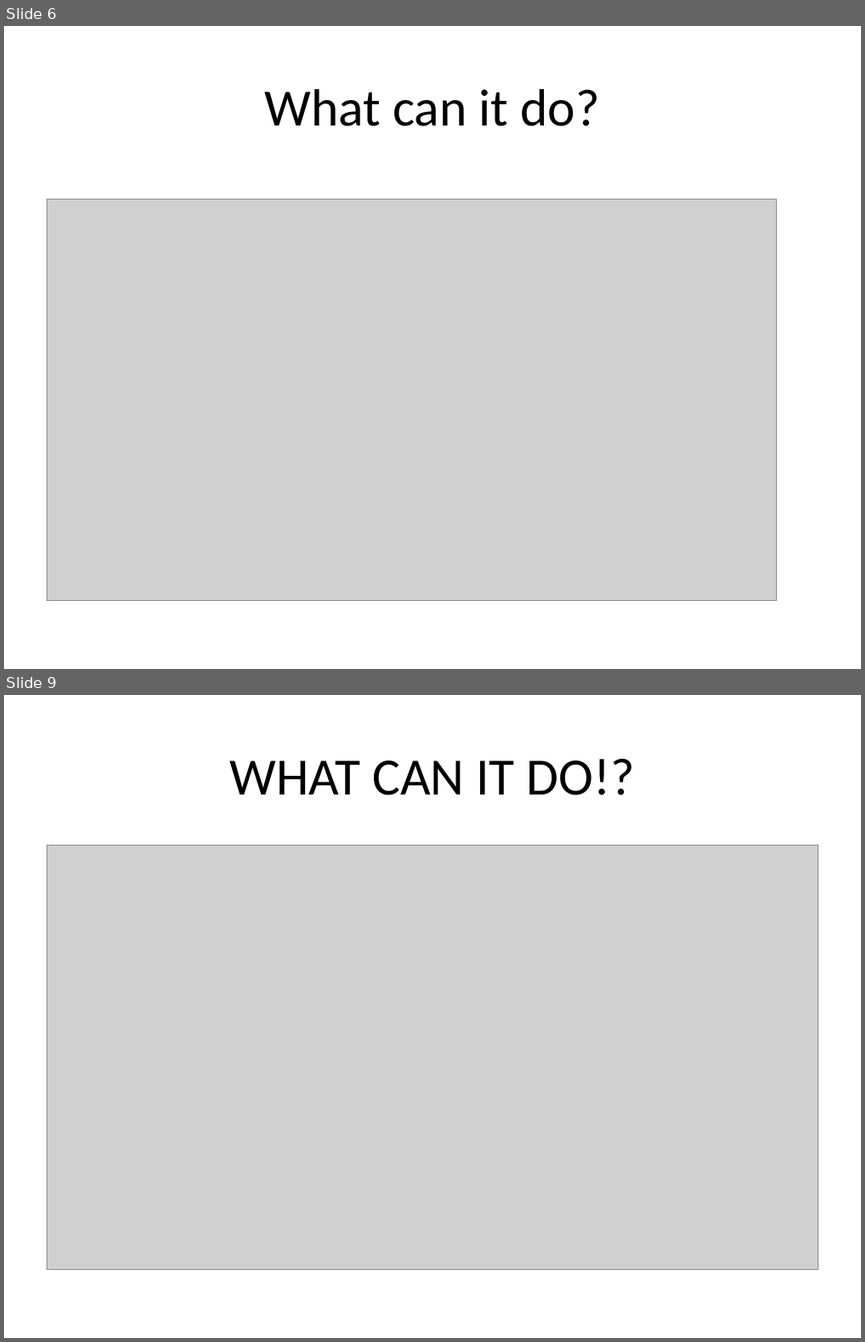
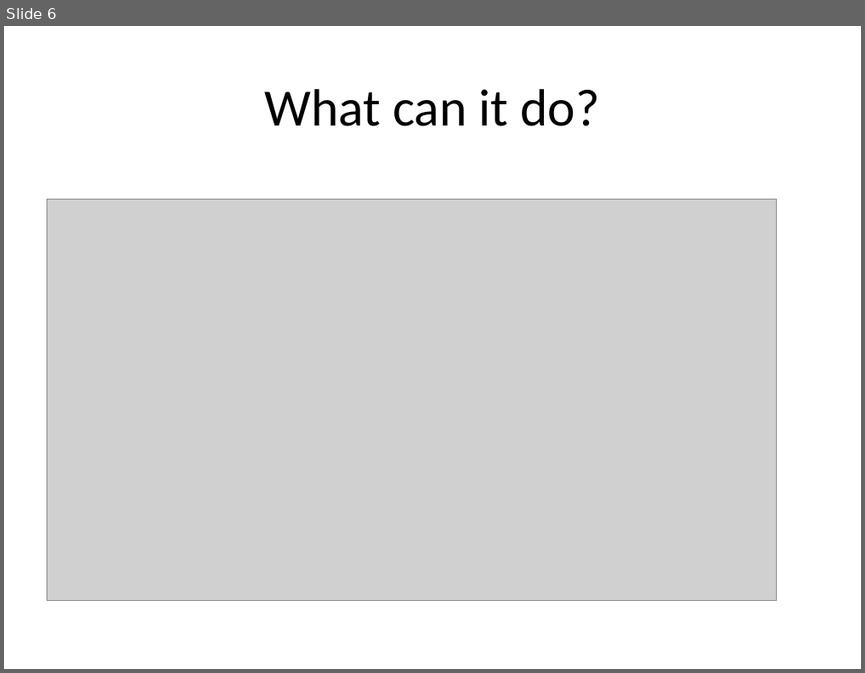
Before and after one commit to doothings/Arduino-101, a slide deck: Presentation.pptx. Shown one above the other, each under a label of ours: slides 6 and 9 before the commit, slide 6 after it; the slides between them are not shown. The pictures are 865x1342 and 865x673 pixels, drawn with LibreOffice and Linux fonts; fonts in the diff are those of the drawing; grey boxes stand for pictures. Boxes give left, top, right and bottom in pixels: in the first picture for what was removed or moved away, otherwise in the second. Text is boxed around its words. In the diff, an @@ line names an element or a change of style, - is before the commit and + after.

```diff
--- a/Presentation.pptx
+++ b/Presentation.pptx
@@ slide 9 removed at (4, 695, 861, 1338), background #FFFFFF @@
@@ title removed at (229, 759, 635, 795) @@
-WHAT CAN IT DO!?
@@ picture removed at (46, 845, 818, 1269) @@
```
Also in this commit, not shown: 6 slides changed, 2 slides added, 1 other file.
